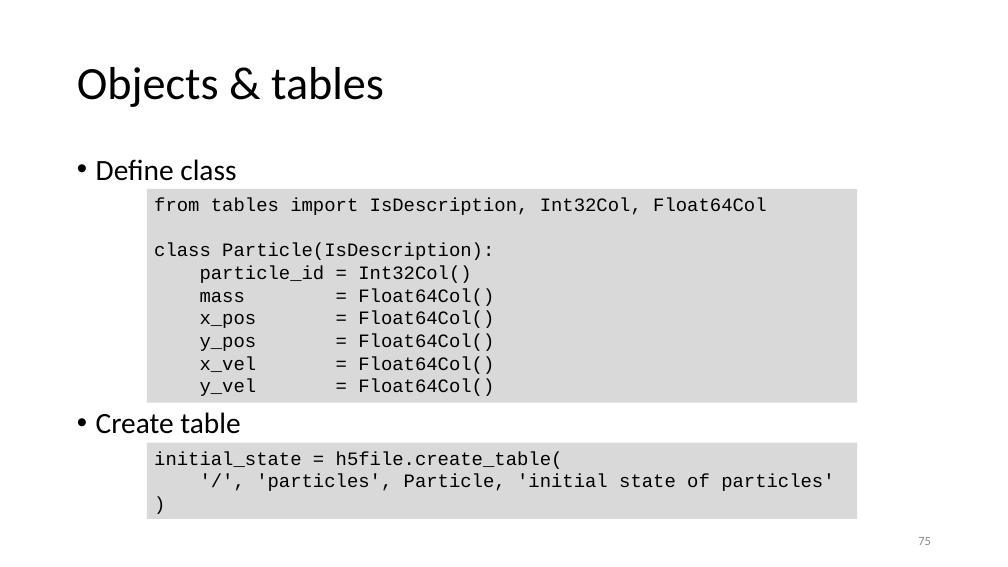
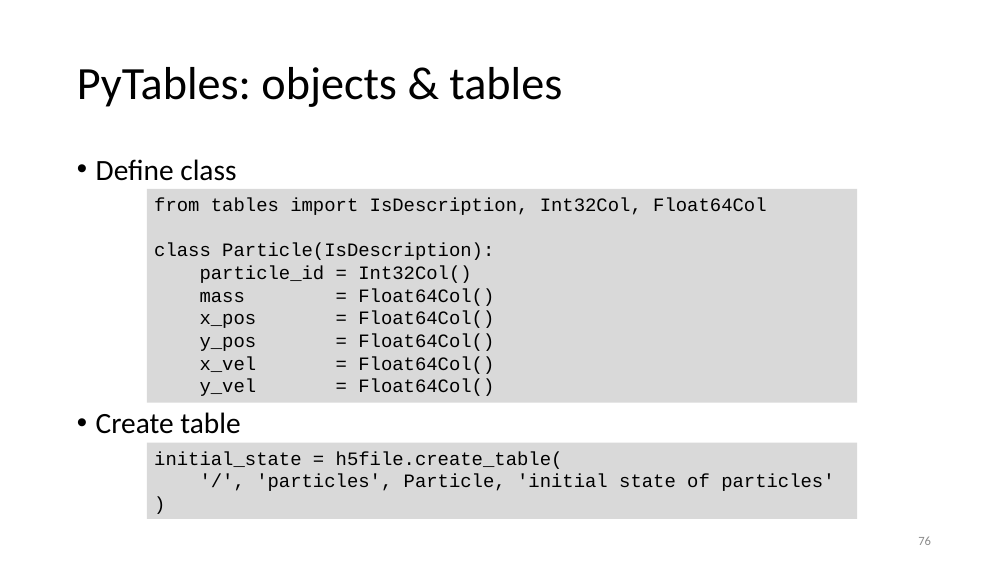
Before and after one commit to gjbex/Scientific-Python, a slide deck: slide 76 of scientific_python.pptx (slide 75 before the commit). Drawn at 1008x567 pixels with LibreOffice and Linux fonts; fonts in the diff are those of the drawing. Boxes give left, top, right and bottom in pixels: in the first picture for what was removed or moved away, otherwise in the second. Text is boxed around its words. In the diff, an @@ line names an element or a change of style, - is before the commit and + after.

```diff
--- a/scientific_python.pptx
+++ b/scientific_python.pptx
@@ title at bbox=[77, 67, 562, 107]: text changed @@
-Objects & tables
+PyTables: objects & tables
```
Also in this commit, not shown: 10 other slides changed, 6 slides added.
